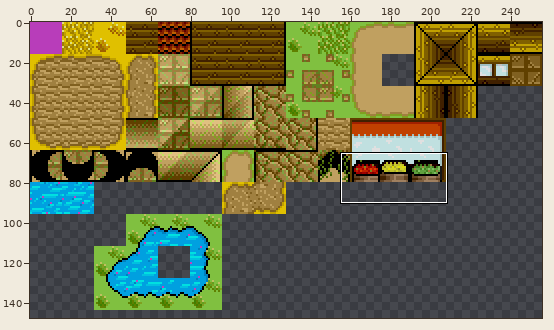
Edited in one commit: sprite sheet (res/Tiles.png). Above: a wide view before the commit, with the close-up outlined.
Close-up. As it was:
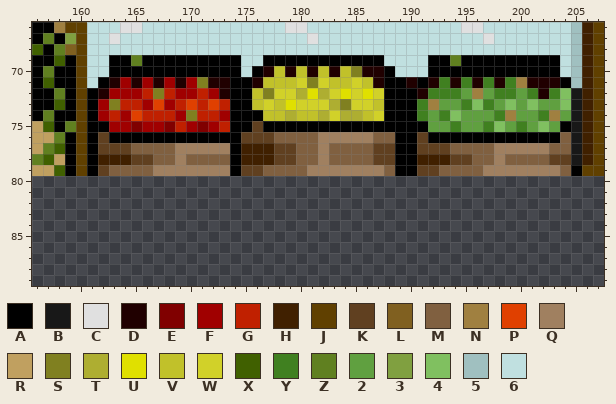
The file is 256x256 pixels. Colours within 5 levels of each other are drawn and written as one. Shown: x 156..207, y 66..89. The wide view leaves out empty margins.
Palette (. is transparent): A #000000  B #181818  C #e0e0e0  D #200000  E #800000  F #a00000  G #c02000  H #402000  J #604000  K #604020  L #806020  M #806040  N #a08040  P #e04000  Q #a08060  R #c0a060  S #808020  T #aeae31  U #e0e000  V #c1c12a  W #d1d129  X #406000  Y #408020  Z #608020  2 #60a040  3 #80a040  4 #80c060  5 #a0c0c0  6 #c0e0e0
Pixels before, first column x 156:
66 AANJJ666CC6666666666666CC66666666666666CC666666665HJ
67 AZA3J66C66666666666666666C666666666666666C66666665HJ
68 XAZLJ666666666666666666666666666666666666666666665HJ
69 AAXAJ66AAZAAAAAAAAA66AAAAAAAAAAA6666AAZAAAAAAAAA65HJ
70 AZAAJ66AAAAAAAAAAAA6ADVDVDVDVSDDA666AAAAAAAAAAAA65HJ
71 AXAAJ6ADFDFDFDFSDDAADVVVWSWVVWVDAADADYDYDYDYNDDDA5HJ
72 AAZAJADFFFGSGFFGFDAAVSWWTUTWUWUWAAADYYY2N2YY2YDY4BHJ
73 AAXAJAFSGGFPFGPGPGAAVWVUWWWTSWWVAAAYN22Y4Y2424224BHJ
74 AZAAJAFGFPGGGFSGGFAAAVVTVVTWTTVWAAAY2Y4222YN22YN2BHJ
75 RXAZJAAFFEFFEGFEFGAAKAAAAAAAAAAAAAAA22Y22Y42Y242ABHJ
76 RRZAJAKAAAAAAAAAAAAKKKMMMMQQQQQMMAAKAAAAAAAAAAAAMBHJ
77 RZXAJAKKKMMMMQQQQQAHHHKKMMQMMMMKKAAKKKMMMMQQQQQMMBHJ
78 ZXRAJAHHHKKMMQMMMMAHHHKKMMQMMMMKKAAHHHKKMMQMMMMKKBHJ
79 RRXAJAKMMMMQQQQQQQAKKMMMMQQQQQQQMAAKKMMMMQQQQQQQMAJJ
New version:
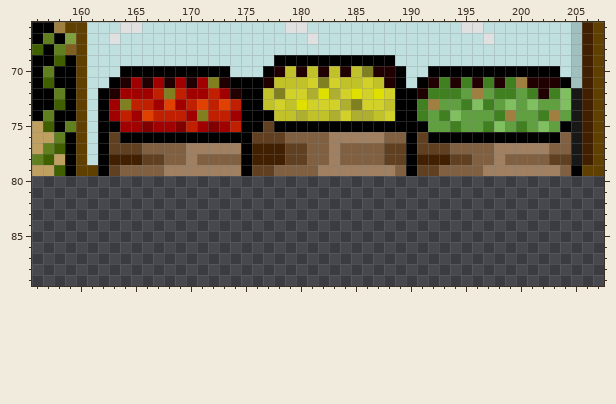
The edit:
y 69: x 163..174 AAZAAAAAAAAA -> 666666666666; x 177 A -> 6; x 188 6 -> A; x 192..203 AAZAAAAAAAAA -> 666666666666
y 70: x 163 A -> 6; x 174 A -> 6; x 176..186 ADVDVDVDVSD -> 6ADVDVDVDVS; x 188..189 A6 -> DA
y 71: x 162..172 ADFDFDFDFSD -> 6ADFDFDFDFS; x 176..177 DV -> AD; x 180..183 WSWV -> VWSW; x 185..188 WVDA -> VWVD; x 190 D -> 6
y 72: x 161..163 ADF -> 6AD; x 166..169 GSGF -> FGSG; x 171..174 GFDA -> FGFD; x 176..178 VSW -> AVS; x 180..188 TUTWUWUWA -> WTUTWUWUW
y 73: x 161..164 AFSG -> 6AFS; x 166..174 FPFGPGPGA -> GFPFGPGPG; x 176..180 VWVUW -> AVWVU; x 183..185 TSW -> WTS; x 187..188 VA -> WV
y 74: x 161..166 AFGFPG -> 6AFGFP; x 169..171 FSG -> GFS; x 173..174 FA -> GF; x 177 V -> A; x 179..180 TV -> VT; x 182..184 TWT -> VTW; x 186..188 VWA -> TVW
y 75: x 161 A -> 6; x 163 F -> A; x 165..166 EF -> FE; x 168..174 EGFEFGA -> FEGFEFG; x 176..177 KA -> AK
y 76: x 161..163 AKA -> 6AK; x 175 K -> A; x 178 M -> K; x 182 Q -> M; x 187 M -> Q; x 189 A -> M
y 77: x 161..162 AK -> 6A; x 165 M -> K; x 169 Q -> M; x 174..175 AH -> QA; x 178 K -> H; x 180 M -> K; x 182..183 QM -> MQ; x 187 K -> M; x 189 A -> K
y 78: x 161..162 AH -> 6A; x 165 K -> H; x 167 M -> K; x 169..170 QM -> MQ; x 174..175 AH -> MA; x 178 K -> H; x 180 M -> K; x 182..183 QM -> MQ; x 187 K -> M; x 189 A -> K
y 79: x 161..163 AKM -> JAK; x 167 Q -> M; x 174..175 AK -> QA; x 177 M -> K; x 181 Q -> M; x 188..189 MA -> QM
